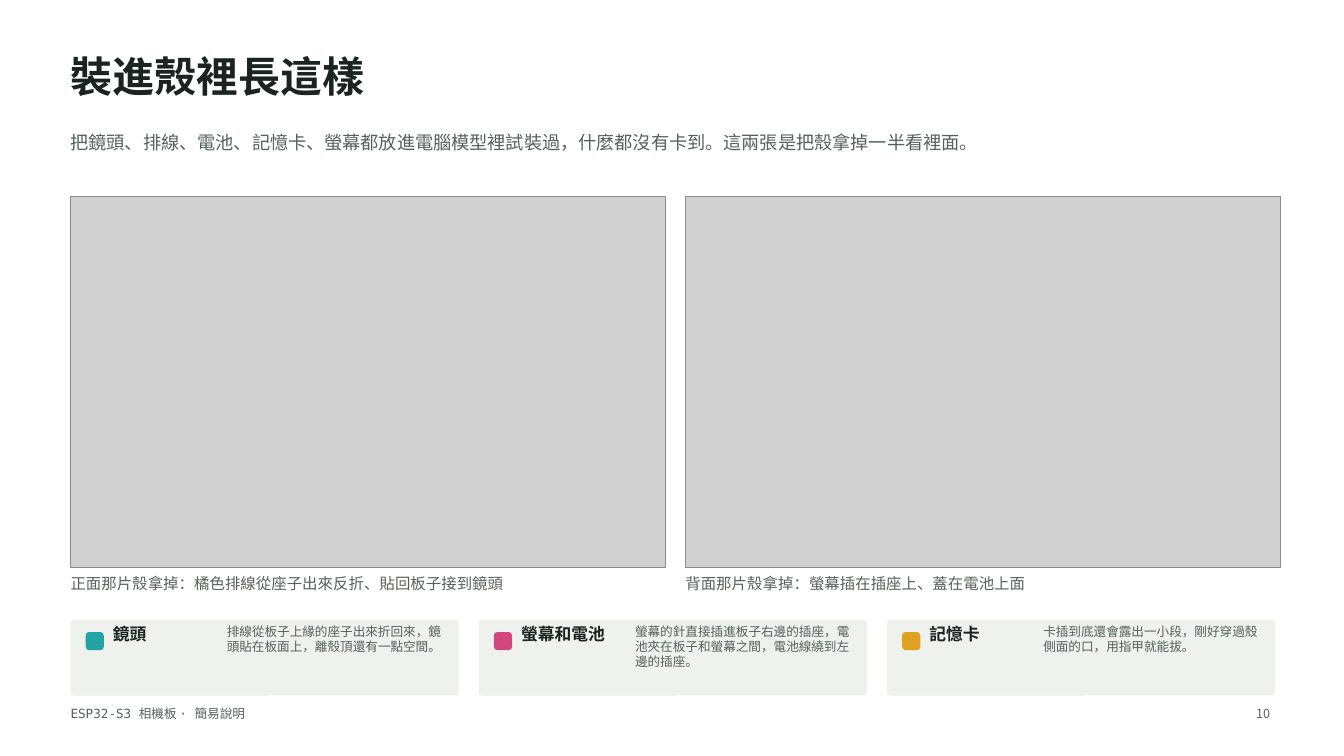
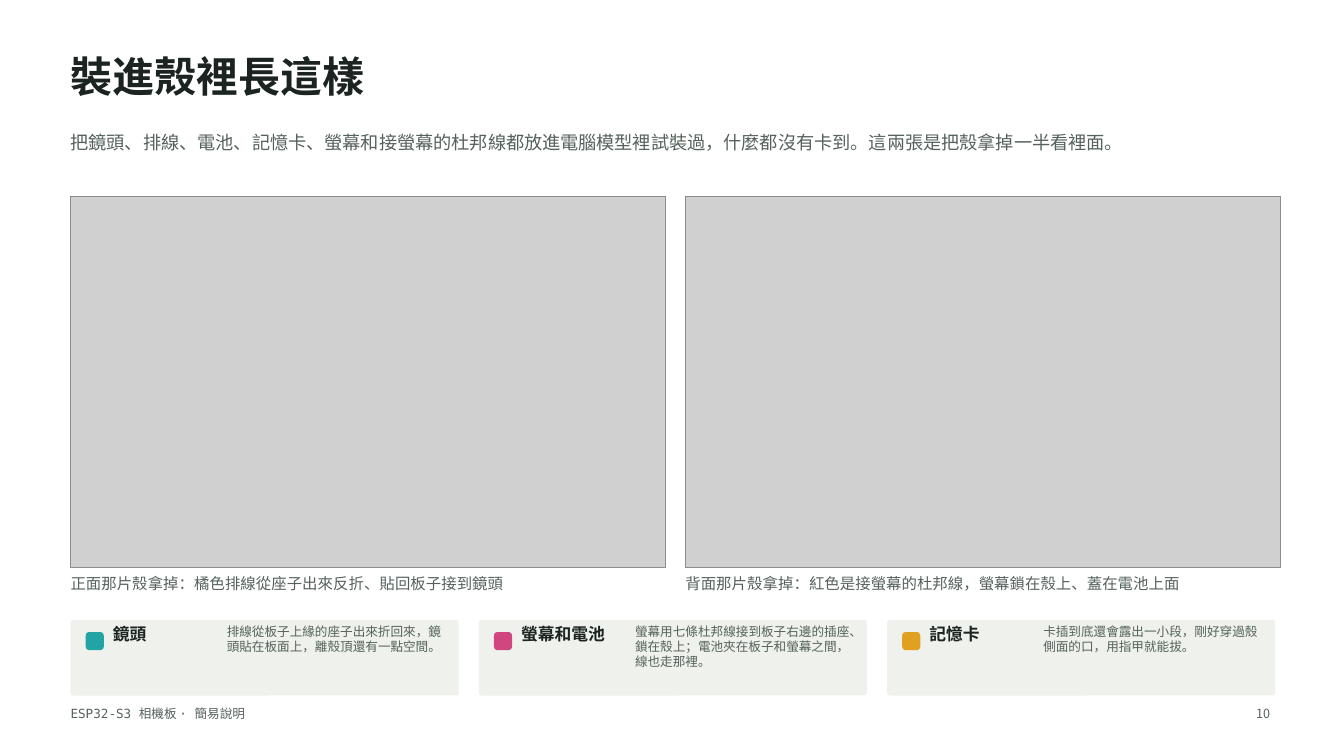
Before and after one commit to LCQIANN/esp32s3-camera, a slide deck: slide 10 of esp32s3-camera-v1.4-簡易版.pptx. Drawn at 1344x756 pixels with LibreOffice and Linux fonts; fonts in the diff are those of the drawing; grey boxes stand for pictures. Boxes give left, top, right and bottom in pixels: in the first picture for what was removed or moved away, otherwise in the second. Text is boxed around its words. In the diff, an @@ line names an element or a change of style, - is before the commit and + after.

```diff
--- a/esp32s3-camera-v1.4-簡易版.pptx
+++ b/esp32s3-camera-v1.4-簡易版.pptx
@@ text at [71, 133, 1123, 151]: text changed @@
-把鏡頭、排線、電池、記憶卡、螢幕都放進電腦模型裡試裝過，什麼都沒有卡到。這兩張是把殼拿掉一半看裡面。
+把鏡頭、排線、電池、記憶卡、螢幕和接螢幕的杜邦線都放進電腦模型裡試裝過，什麼都沒有卡到。這兩張是把殼拿掉一半看裡面。
@@ text at [685, 576, 1179, 591]: text changed @@
-背面那片殼拿掉：螢幕插在插座上、蓋在電池上面
+背面那片殼拿掉：紅色是接螢幕的杜邦線，螢幕鎖在殼上、蓋在電池上面
@@ text at [635, 625, 862, 667]: text changed @@
-螢幕的針直接插進板子右邊的插座，電池夾在板子和螢幕之間，電池線繞到左邊的插座。
+螢幕用七條杜邦線接到板子右邊的插座、鎖在殼上；電池夾在板子和螢幕之間，線也走那裡。
```
Also in this commit, not shown: 6 other slides changed, 5 other files.
